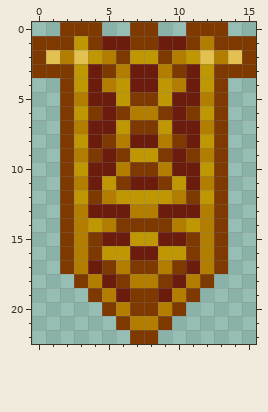
A pixel-art sprite gets an edit: img/banner_red_sm.png. The first picture shows the starting point.
The file is 16x23 pixels.
New version:
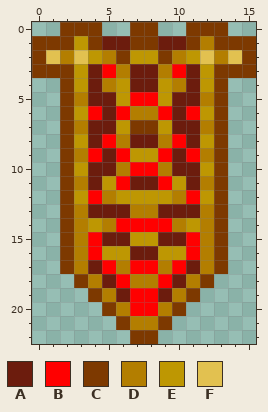
Palette (. is transparent): A #6c1c0d  B #ff0000  C #7d3900  D #b37e00  E #be9702  F #e2c150
Edits made:
@@ x 0..15 @@
  2 CFDFEDCEECDEFDFC
- 3 CCCEACDAADCAECCC
+ 3 CCCEABDAADBAECCC
  4 ..CEADEAAEDAEC..
- 5 ..CDAAECCEAADC..
- 6 ..CECACDDCACEC..
+ 5 ..CDAAEBBEAADC..
+ 6 ..CEBABDDBABEC..
  7 ..CDAAECCEAADC..
- 8 ..CEACDAADCAEC..
- 9 ..CDCACEECACDC..
-10 ..CEAADCCDAAEC..
-11 ..CDAECAACEADC..
-12 ..CECDEEEEDCEC..
+ 8 ..CEABDAADBAEC..
+ 9 ..CDBABEEBABDC..
+10 ..CEAADBBDAAEC..
+11 ..CDAEBAABEADC..
+12 ..CEBDEEEEDBEC..
 13 ..CDAAADDAAADC..
-14 ..CDEDCCCCDEDC..
-15 ..CDCAAEEAACDC..
-16 ..CDCEEAAEECDC..
-17 ..CDACDCCDCADC..
-18 ...CDACDDCADC...
-19 ....CDACCADC....
-20 .....CDCCDC.....
+14 ..CDEDBBBBDEDC..
+15 ..CDBAAEEAABDC..
+16 ..CDBEEAAEEBDC..
+17 ..CDABDBBDBADC..
+18 ...CDABDDBADC...
+19 ....CDABBADC....
+20 .....CDBBDC.....
 21 ......CDDC......
Boxes around the changes in both pictures, in picture pixels (x1, y1, x2, y2):
changed: (88, 64, 200, 316)
